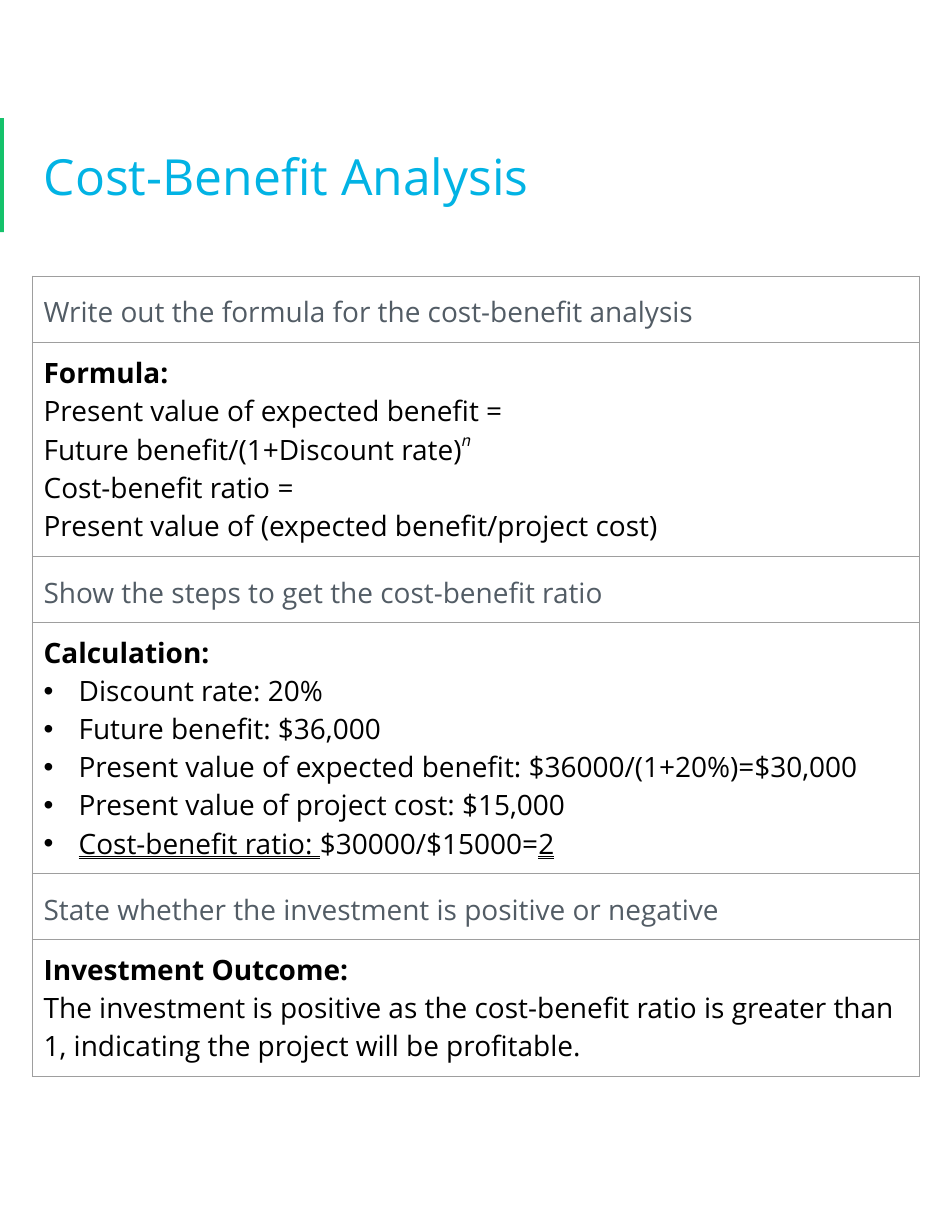
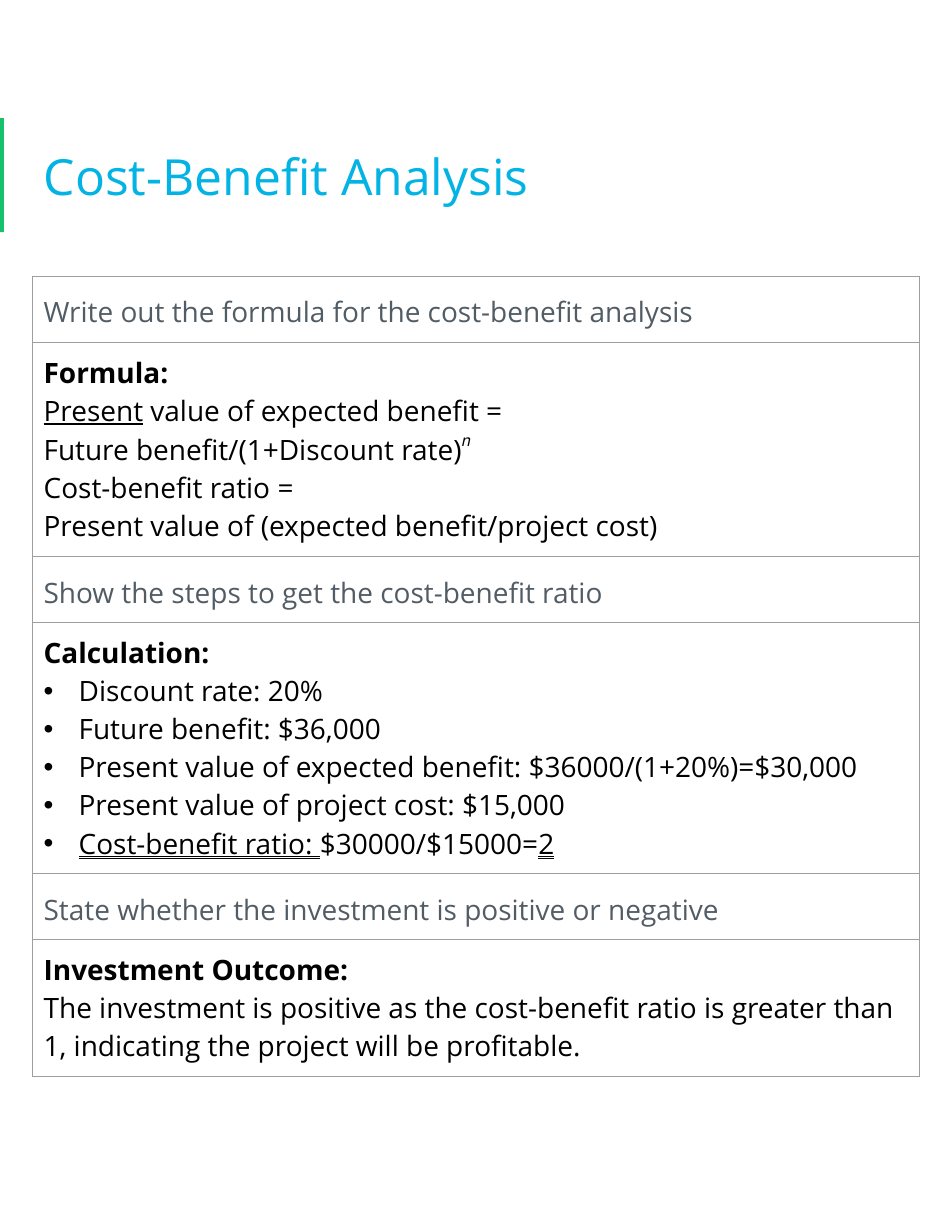
Before and after one commit to PH1LUTZ/Digital-Project-Management, a slide deck: slide 10 of digital-project-manager-2024-q1.pptx. Drawn at 952x1232 pixels with LibreOffice and Linux fonts; fonts in the diff are those of the drawing; background and template pictures are left out. Boxes give left, top, right and bottom in pixels: in the first picture for what was removed or moved away, otherwise in the second. Text is boxed around its words. In the diff, an @@ line names an element or a change of style, - is before the commit and + after.

```diff
--- a/digital-project-manager-2024-q1.pptx
+++ b/digital-project-manager-2024-q1.pptx
@@ table at bbox=[32, 276, 920, 1067] @@
@@ underline on in "Present" @@
```
Also in this commit, not shown: 4 other slides changed, 1 other file.
